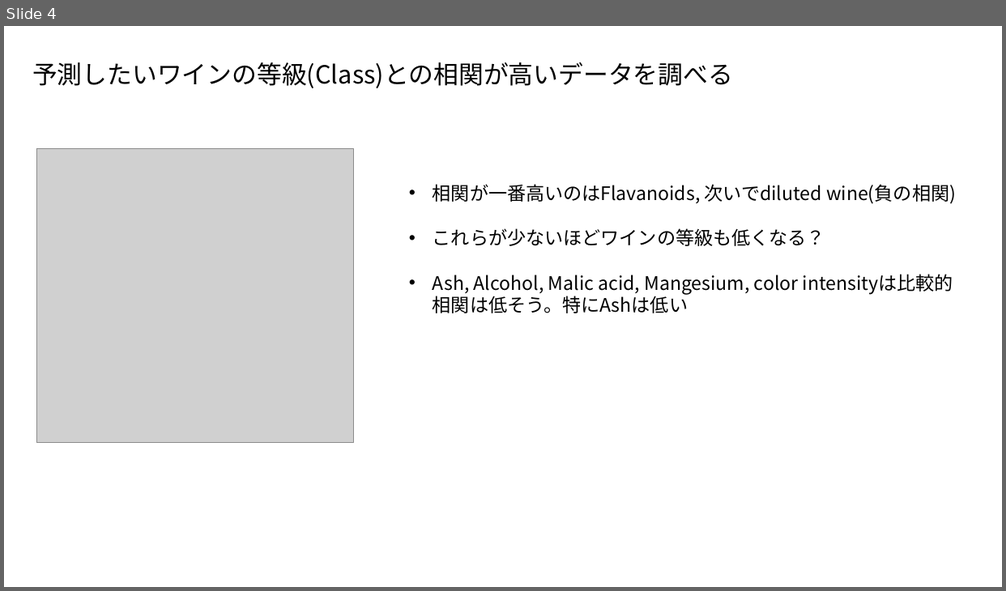
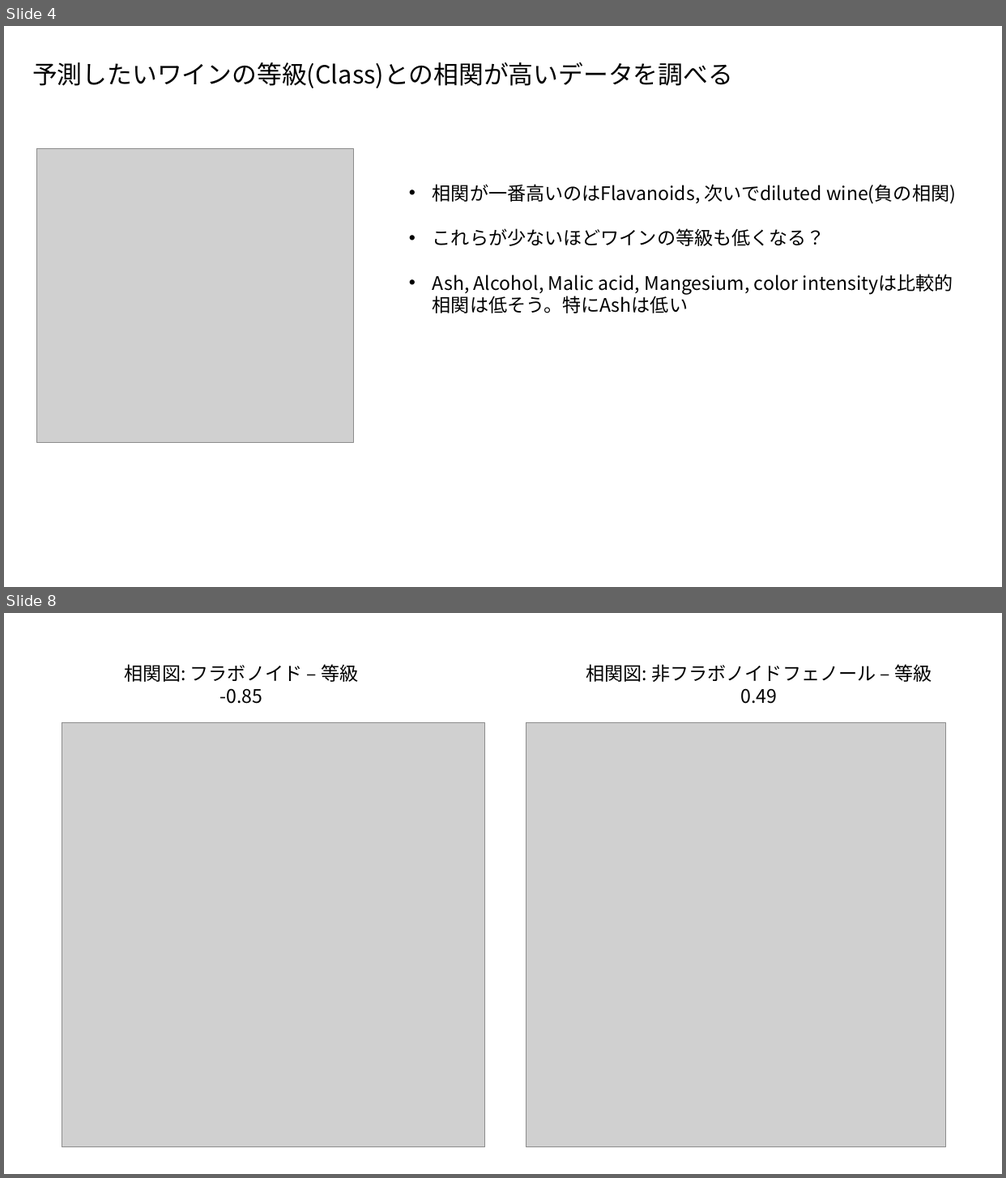
Before and after one commit to ShisatoYano/PythonPrograms, a slide deck: Analysis_Origine_Wine/Report.pptx. Shown one above the other, each under a label of ours: slide 4 before the commit, slides 4 and 8 after it; the slides between them are not shown. The pictures are 1006x591 and 1006x1178 pixels, drawn with LibreOffice and Linux fonts; fonts in the diff are those of the drawing; grey boxes stand for pictures. Boxes give left, top, right and bottom in pixels: in the first picture for what was removed or moved away, otherwise in the second. Text is boxed around its words. In the diff, an @@ line names an element or a change of style, - is before the commit and + after.

```diff
--- a/Analysis_Origine_Wine/Report.pptx
+++ b/Analysis_Origine_Wine/Report.pptx
@@ slide 8 added at (4,613,1002,1174), background #FFFFFF @@
@@ text added at (125,664,358,704), 18 pt, text #000000 @@
+相関図: フラボノイド – 等級
+-0.85
@@ text added at (586,664,931,704), 18 pt, text #000000 @@
+相関図: 非フラボノイドフェノール – 等級
+0.49
@@ picture added at (62,723,485,1148) @@
@@ picture added at (526,723,947,1148) @@
```
Also in this commit, not shown: 23 other slides added, 7 other files.
